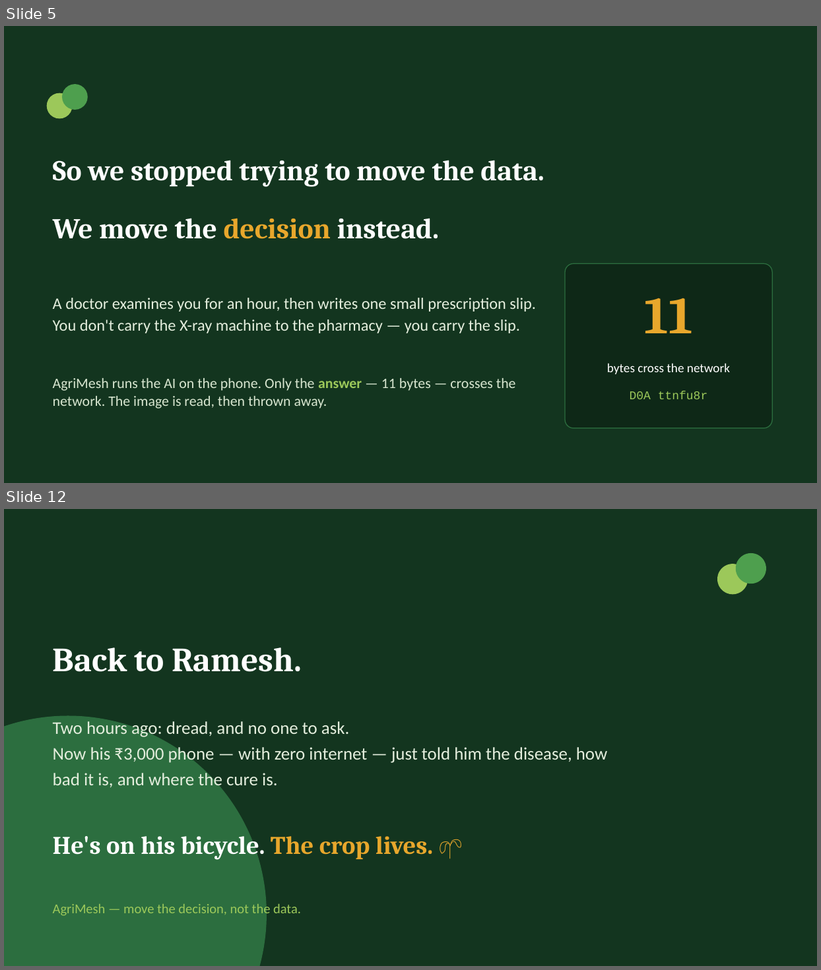
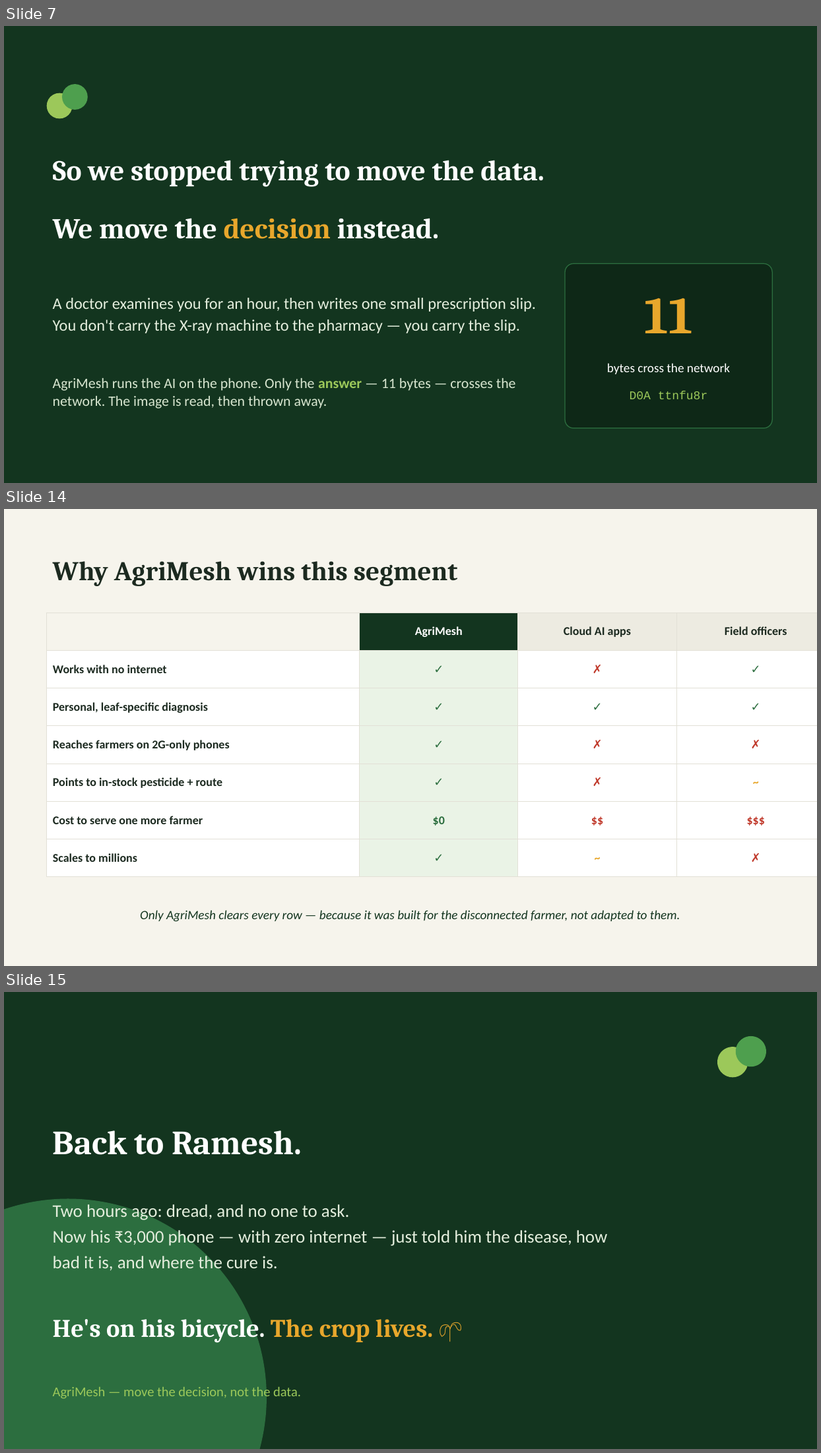
Before and after one commit to ag1170-pixel/AgriMesh, a slide deck: AgriMesh_Pitch.pptx. Shown one above the other, each under a label of ours: slides 5 and 12 before the commit, slides 7, 14 and 15 after it; the slides between them are not shown. The pictures are 821x970 and 821x1453 pixels, drawn with LibreOffice and Linux fonts; fonts in the diff are those of the drawing. Boxes give left, top, right and bottom in pixels: in the first picture for what was removed or moved away, otherwise in the second. Text is boxed around its words. In the diff, an @@ line names an element or a change of style, - is before the commit and + after.

```diff
--- a/AgriMesh_Pitch.pptx
+++ b/AgriMesh_Pitch.pptx
@@ slide 14 added at bbox=[4, 509, 817, 966], background #F6F4EC @@
@@ text added at bbox=[53, 561, 458, 586], 32 pt, text #1C2A20, bold @@
+Why AgriMesh wins this segment
@@ table added at bbox=[47, 613, 817, 865], 7 rows, 4 columns @@
+ | AgriMesh | Cloud AI apps | Field officers
+Works with no internet | ✓ | ✗ | ✓
+Personal, leaf-specific diagnosis | ✓ | ✓ | ✓
+Reaches farmers on 2G-only phones | ✓ | ✗ | ✗
+Points to in-stock pesticide + route | ✓ | ✗ | ~
+Cost to serve one more farmer | $0 | $$ | $$$
+Scales to millions | ✓ | ~ | ✗
@@ text added at bbox=[140, 910, 680, 922], 15 pt, text #13351F, italic @@
+Only AgriMesh clears every row — because it was built for the disconnected farmer, not adapted to them.
@@ what was slide 5 is now slide 7 @@
@@ what was slide 12 is now slide 15 @@
```
Also in this commit, not shown: 8 slides changed, 3 other slides added, 1 slide removed, 1 other file.
